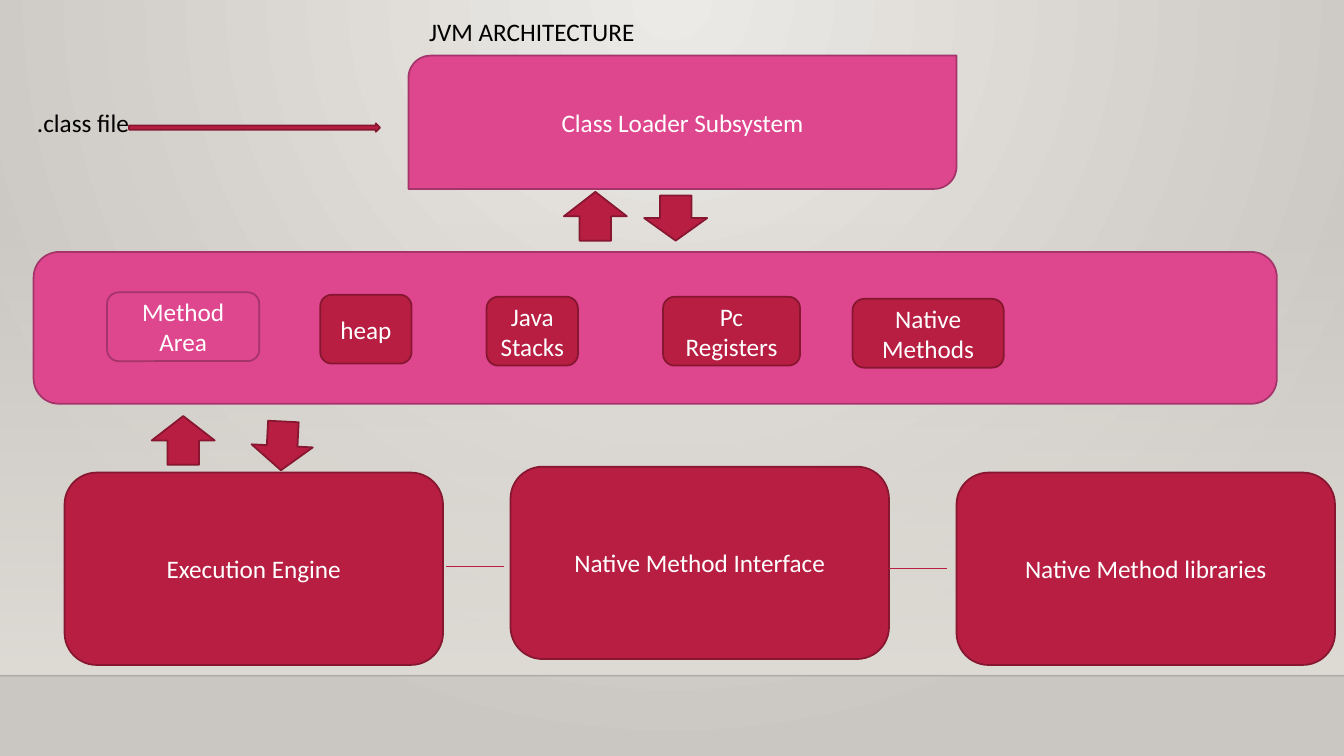
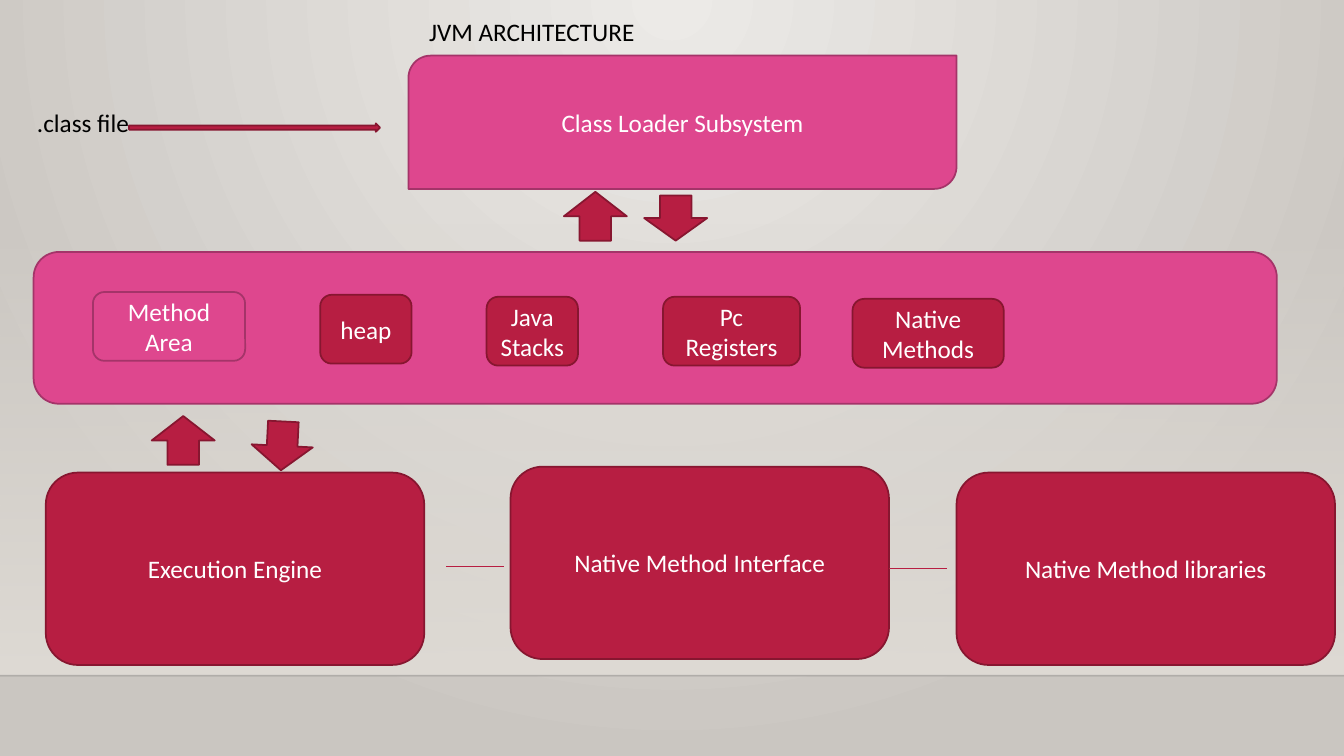
Before and after one commit to vamsisandeep143/javabatch, a slide deck: slide 14 of Core Java training.pptx. Drawn at 1344x756 pixels with LibreOffice and Linux fonts; fonts in the diff are those of the drawing; background and template pictures are left out. Boxes give left, top, right and bottom in pixels: in the first picture for what was removed or moved away, otherwise in the second. Text is boxed around its words. In the diff, an @@ line names an element or a change of style, - is before the commit and + after.

```diff
--- a/Core Java training.pptx
+++ b/Core Java training.pptx
@@ rounded rectangle "Method Area": place and size @@
-rounded rectangle "Method Area" at (107,292,259,361)
+rounded rectangle "Method Area" at (93,292,245,361)
@@ rounded rectangle "Execution Engine": place and size @@
-rounded rectangle "Execution Engine" at (65,473,444,665)
+rounded rectangle "Execution Engine" at (45,473,424,665)
```
Also in this commit, not shown: 2 other slides changed, 31 slides added, 9 slides removed.
